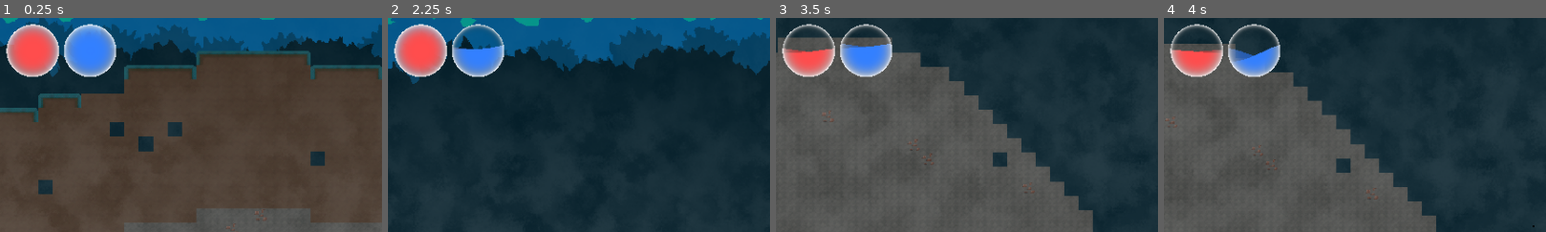
Above: before the commit, frames 1-4 (left to right).
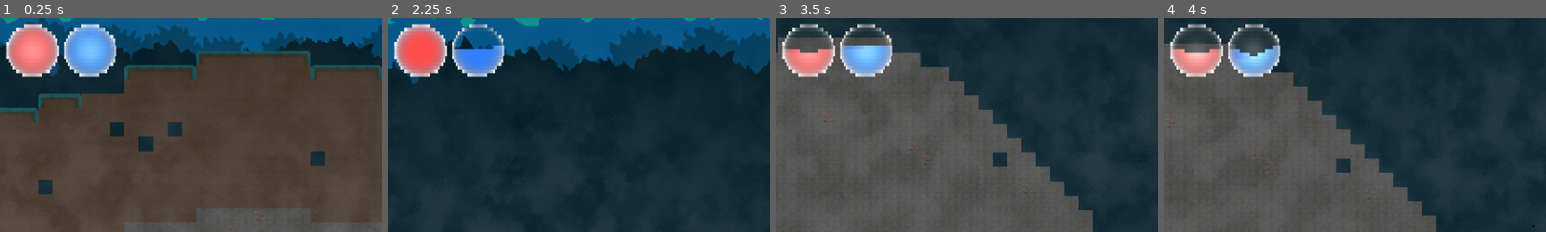
Above: after the commit, the same moments.

Repository: terriblepanic/first-game
Game: Godot game, scene res://scenes/Main.tscn
The game is run twice, just before and just after one commit, with the same random seed, the same clock (stepped at 60 frames per second) and the same inputs. This scene is started directly instead of the project's main scene.
Inputs (mouse positions are % of the whole screen's width and height, from its top left):
- Up to frame 1 (0.25 s): no input
- Up to frame 2 (2.25 s): tap Enter (ui_accept) at 0.5 s; move the mouse to (72, 45) at 0.52 s; hold D (move_right) 0.53-1.25 s; click (72, 45) at 0.6 s; tap Space (jump) at 0.77 s; drag from (30, 55) to (58, 58) at 1.27 s; move the mouse to (60, 28) at 2.02 s; hold A (move_left) from 2.03 s (still down); right-click (60, 28) at 2.1 s
- Up to frame 3 (3.5 s): release A (move_left) at 2.75 s; drag from (45, 70) to (20, 35) at 2.77 s
- Up to frame 4 (4 s): move the mouse to (80, 65) at 3.52 s; hold D (move_right) from 3.53 s (still down); click (80, 65) at 3.6 s; tap Space (jump) at 3.77 s
The pictures show only the part of the screen within x 0-50%, y 0-50%; the shares and areas given below are measured in that part.

The runs differ from the first frame. In frame 1, 3.0% of the frame differs, in the area x 1-31%, y 2-28%; in frame 2, 0.9%; in frame 3, 2.4%; in frame 4, 2.9%.

Commit message:
Pixelate orb

Diff:
--- a/scenes/orb_bar.tscn
+++ b/scenes/orb_bar.tscn
@@ -6,10 +6,17 @@
 
 [sub_resource type="ShaderMaterial" id="ShaderMaterial_vgbrp"]
 shader = ExtResource("2_2p2p8")
+shader_parameter/pixelate = true
+shader_parameter/pixel_scale = 32
 shader_parameter/light_effect = false
 shader_parameter/border_exclusion_effect = false
 shader_parameter/wave_fix_on_border = false
 shader_parameter/transparent_empty = true
+shader_parameter/glow_effect = true
+shader_parameter/glow_color = Color(1, 1, 1, 0.5)
+shader_parameter/glow_size = 0.8
+shader_parameter/glow_intensity = 1.0
+shader_parameter/glow_pulse_speed = 2.0
 shader_parameter/water_color = Color(1, 0, 0, 1)
 shader_parameter/water_wave_speed = 2.0
 shader_parameter/water_wave_ci = 0.05
--- a/shaders/health_orb.gdshader
+++ b/shaders/health_orb.gdshader
@@ -1,148 +1,112 @@
-shader_type canvas_item; // Тип шейдера: применяется к элементам канвы
-render_mode blend_mix, unshaded; // Режим: смешанное наложение без освещения
+shader_type canvas_item;
+render_mode blend_mix, unshaded;
 
-// Параметры эффектов (включение/выключение)
-uniform bool light_effect = false;                // Включить эффект подсветки шарика
-uniform bool border_exclusion_effect = false;     // Включить эффект исключения бордера
-uniform bool wave_fix_on_border = false;          // Исправить волну на границе
-uniform bool transparent_empty = false;           // Сделать пустые области прозрачными
+// Пикселизация
+uniform bool pixelate = true;
+uniform int pixel_scale : hint_range(1, 32, 1) = 4;
 
-// Основные параметры воды
-uniform vec4 water_color: source_color = vec4(1, 0, 0, 1);         // Цвет воды
-uniform float water_wave_speed : hint_range(-100, 100, 0.01) = 2;  // Скорость волны
-uniform float water_wave_ci: hint_range(0, 2, 0.01) = 0.05;        // Интенсивность волны
-uniform float water_back_lightness: hint_range(0, 1, 0.01) = 0.8;  // Фоновая яркость воды
-uniform float wave_num : hint_range(0, 8, 1) = 2;                  // Количество волн
+// Эффекты
+uniform bool light_effect = false;
+uniform bool border_exclusion_effect = false;
+uniform bool wave_fix_on_border = false;
+uniform bool transparent_empty = false;
 
-// Параметры шарика
-uniform vec4 ball_color: source_color = vec4(1, 1, 1, 0);    // Цвет шарика
-uniform float ball_border_ci : hint_range(0, 50, 1) = 5;         // Интенсивность границы шарика
-uniform float ball_light_speed : hint_range(-100, 100, 0.01) = 2; // Скорость перемещения подсветки шарика
+// Glow / свечение
+uniform bool glow_effect = true;
+uniform vec4 glow_color : source_color = vec4(1.0, 1.0, 1.0, 0.5);
+uniform float glow_size : hint_range(0.0, 2.0, 0.01) = 0.8;
+uniform float glow_intensity : hint_range(0.0, 2.0, 0.01) = 1.0;
+uniform float glow_pulse_speed : hint_range(0.0, 10.0, 0.01) = 2.0;
 
-// Эффект наклонной плоскости
-uniform bool plane_inclined_effect = false;                     // Включить эффект наклона плоскости
-uniform float plane_inclined_ratio : hint_range(0., 0.5, 0.01) = 0.05; // Коэффициент наклона
+// Вода
+uniform vec4 water_color : source_color = vec4(1.0, 0.0, 0.0, 1.0);
+uniform float water_wave_speed : hint_range(-100, 100, 0.01) = 2.0;
+uniform float water_wave_ci : hint_range(0, 2, 0.01) = 0.05;
+uniform float water_back_lightness : hint_range(0, 1, 0.01) = 0.8;
+uniform float wave_num : hint_range(0, 8, 1) = 2.0;
 
-// Временные параметры
-uniform float iniTime = 0.; // Начальное время
+// Шар
+uniform vec4 ball_color : source_color = vec4(1.0, 1.0, 1.0, 0.0);
+uniform float ball_border_ci : hint_range(0, 50, 1) = 5.0;
+uniform float ball_light_speed : hint_range(-100, 100, 0.01) = 2.0;
 
-// Высоты для двух состояний (текущая и предыдущая)
-uniform float height : hint_range(0, 1, 0.01) = 0.5;   // Текущая высота воды (0–1)
-uniform float oheight : hint_range(0, 1, 0.01) = 0.5;  // Предыдущая высота воды (0–1)
+// Наклонная плоскость
+uniform bool plane_inclined_effect = false;
+uniform float plane_inclined_ratio : hint_range(0.0, 0.5, 0.01) = 0.05;
 
-// Эффект вибрации
-uniform bool vibration_effect = false;                       // Включить эффект вибрации
-uniform float vibration_time = 0;                            // Смещение времени для вибрации
-uniform float vibration_effect_timelength: hint_range(0, 10, 0.01) = 4; // Длительность вибрации
-uniform float vibration_speed : hint_range(-100, 100, 0.01) = 8;       // Частота вибрации
-uniform float vibration_magnitude : hint_range(0, 10, 0.01) = 0.25;    // Амплитуда вибрации
-uniform float vibration_wave_ci: hint_range(0, 2, 0.01) = 0.3;         // Интенсивность волны при вибрации
+// Высота воды
+uniform float iniTime = 0.0;
+uniform float height : hint_range(0, 1, 0.01) = 0.5;
+uniform float oheight : hint_range(0, 1, 0.01) = 0.5;
 
-// Коэффициенты преломления
-uniform float refraction_ratio_glass: hint_range(0, 10, 0.01) = 0.2;  // Преломление для стекла
-uniform float refraction_ratio_water: hint_range(0, 10, 0.01) = 0.6;  // Преломление для воды
+// Вибрация
+uniform bool vibration_effect = false;
+uniform float vibration_time = 0.0;
+uniform float vibration_effect_timelength : hint_range(0, 10, 0.01) = 4.0;
+uniform float vibration_speed : hint_range(-100, 100, 0.01) = 8.0;
+uniform float vibration_magnitude : hint_range(0, 10, 0.01) = 0.25;
+uniform float vibration_wave_ci : hint_range(0, 2, 0.01) = 0.3;
 
-// Вспомогательная функция наложения: базовый цвет + смешивание по альфа
-vec4 ontop(vec4 base, vec4 blend){
+// Преломление (пока не используется)
+uniform float refraction_ratio_glass : hint_range(0, 10, 0.01) = 0.2;
+uniform float refraction_ratio_water : hint_range(0, 10, 0.01) = 0.6;
+
+// Функции
+vec4 ontop(vec4 base, vec4 blend) {
     return mix(base, blend, blend.a);
 }
 
-// Инверсия цвета (обратный эффект)
-vec4 reverse(vec4 base){
-    return vec4(mod(base.rgb + 1. , 2.), base.a);
-}
-
-// Эффект исключения (exclusion blend)
-vec4 exclusion(vec4 base, vec4 blend){
+vec4 exclusion(vec4 base, vec4 blend) {
     return base + blend - 2.0 * base * blend * base;
 }
 
-// Функция плавного затухания (экспоненциальная кривая)
-float easeOutExpo(float x){
-    return x == 1. ? 1. : 1. - pow(2., -10. * x);
-}
+void fragment() {
+    // Пикселизация
+    vec2 px_step = SCREEN_PIXEL_SIZE * float(max(pixel_scale, 1));
+    vec2 pUV = floor(UV / px_step) * px_step + px_step * 0.5;
+    vec2 qUV = pixelate ? pUV : UV;
 
-// Смещение UV для искажения текстуры
-vec2 shiftuv(vec2 uv, float shiftratio) {
-    vec2 suv = (uv - 0.5) * 2.0;
-    return (suv + sign(suv) * suv * suv * -1.0 * shiftratio) * 0.5 + 0.5;
-}
-
-void fragment() {
-    // Проверка: если пусто и прозрачность включена — пропустить рендер
-    bool skip_render = transparent_empty && height <= 0.0 && oheight <= 0.0;
-    if (!skip_render && distance(UV, vec2(0.5, 0.5)) <= 0.5) {
-        // Базовая инициализация временных переменных и UV
-        float NTIME = vibration_effect ? TIME + vibration_time : TIME + vibration_effect_timelength;
-        vec2 uv = (UV - 0.5) * 0.5;
-        vec2 suv = UV * 0.5 - 0.5;
-
-        // Параметры коррекции волны по границе
-        float a = wave_fix_on_border ? 2.0 : 1.0;
-        float b = wave_fix_on_border ? 1.0 : 0.5;
-
-        // Заглушки для цветов воды и стекла
-        vec4 Cw = vec4(0.0);
-        vec4 Cg = vec4(0.0);
-
-    } else {
-        // Вне круга – полная прозрачность
-        COLOR = vec4(0.0);
-    }
-
-    // Повторная инициализация (дублируется логика выше)
+    // Базовые переменные
     float NTIME = vibration_effect ? TIME + vibration_time : TIME + vibration_effect_timelength;
-    vec2 uv = (UV - 0.5) * 0.5;
-    vec2 suv = UV * 0.5 - 0.5;
+    vec2 uv = (qUV - 0.5) * 0.5;
+    vec2 suv = qUV * 0.5 - 0.5;
     float a = wave_fix_on_border ? 2.0 : 1.0;
     float b = wave_fix_on_border ? 1.0 : 0.5;
-    vec4 Cw = vec4(0.0);
-    vec4 Cg = vec4(0.0);
 
-    if (distance(UV, vec2(0.5, 0.5)) > 0.5) {
-        // Вне круга – прозрачность
+    bool skip_render = transparent_empty && height <= 0.0 && oheight <= 0.0;
+    if (skip_render || distance(qUV, vec2(0.5, 0.5)) > 0.5) {
         COLOR = vec4(0.0);
     } else {
-        // Статический случай: вода полностью заполнена
+        // Вода
         if (height == 1.0) {
             COLOR = vec4(water_color.rgb, 1.0);
-        }
-        // Динамический случай: волны
-        else {
-            // Нормировка времени вибрации
-            float t = (NTIME - TIME) / vibration_effect_timelength;
+        } else {
+            float t = vibration_effect ? (NTIME - TIME) / vibration_effect_timelength : 0.0;
 
-            // Смещение высоты для наклонной плоскости
             float dH = plane_inclined_effect
-                       ? sin(mod((UV.x + TIME * water_wave_speed) * PI, TAU)) * plane_inclined_ratio
-                       : 0.0;
+                ? sin(mod((qUV.x + TIME * water_wave_speed) * PI, TAU)) * plane_inclined_ratio
+                : 0.0;
             float dHo = plane_inclined_effect
-                        ? sin(mod((UV.x - TIME * water_wave_speed) * PI + PI, TAU)) * plane_inclined_ratio
-                        : 0.0;
+                ? sin(mod((qUV.x - TIME * water_wave_speed) * PI + PI, TAU)) * plane_inclined_ratio
+                : 0.0;
 
-            // Высота с учётом вибрации
             float H = vibration_effect
-                      ? mix(height - uv.x * sin(t * PI * vibration_speed), height, t)
-                      : height;
+                ? mix(height - uv.x * sin(t * PI * vibration_speed), height, t)
+                : height;
             float oH = vibration_effect ? oheight : oheight;
 
-            // Интенсивность волны при вибрации
             float CI = vibration_effect
-                       ? mix((water_wave_ci + vibration_wave_ci) * vibration_magnitude, water_wave_ci, t)
-                       : water_wave_ci;
+                ? mix((water_wave_ci + vibration_wave_ci) * vibration_magnitude, water_wave_ci, t)
+                : water_wave_ci;
 
-            // Основная логика заполнения водой и расчёт затенения
-            if (sin((cos(suv.x * PI * a) + NTIME * water_wave_speed) * wave_num) * CI + (1.0 - H)
-                < UV.y + dHo) {
-                COLOR = vec4(water_color * water_back_lightness);
+            if (sin((cos(suv.x * PI * a) + NTIME * water_wave_speed) * wave_num) * CI + (1.0 - H) < qUV.y + dHo) {
+                COLOR = vec4(water_color.rgb * water_back_lightness, water_color.a);
             } else {
                 if (height - oheight != 0.0) {
-                    if (sin((cos(suv.x * PI * a + PI * b) + NTIME * water_wave_speed) * wave_num)
-                        * CI + (1.0 - oH) < UV.y + dH) {
-                        COLOR = vec4(water_color) * 0.5;
-                    } else if (sin((cos(suv.x * PI * a) + NTIME * water_wave_speed) * wave_num)
-                               * CI + (1.0 - oH) < UV.y + dHo) {
-                        COLOR = vec4(water_color * water_back_lightness) * 0.5;
+                    if (sin((cos(suv.x * PI * a + PI * b) + NTIME * water_wave_speed) * wave_num) * CI + (1.0 - oH) < qUV.y + dH) {
+                        COLOR = vec4(water_color.rgb, water_color.a) * 0.5;
+                    } else if (sin((cos(suv.x * PI * a) + NTIME * water_wave_speed) * wave_num) * CI + (1.0 - oH) < qUV.y + dHo) {
+                        COLOR = vec4(water_color.rgb * water_back_lightness, water_color.a) * 0.5;
                     } else {
                         COLOR = vec4(0.0);
                     }
@@ -151,38 +115,43 @@
                 }
             }
 
-            // Перекрытие основной волны
-            if (sin((cos(suv.x * PI * a + PI * b) + NTIME * water_wave_speed) * wave_num) * CI
-                + (1.0 - H) < UV.y + dH) {
+            if (sin((cos(suv.x * PI * a + PI * b) + NTIME * water_wave_speed) * wave_num) * CI + (1.0 - H) < qUV.y + dH) {
                 COLOR = vec4(water_color);
             }
 
-            // Подрисовка границы наклонной плоскости
-            if (plane_inclined_effect && plane_inclined_ratio != 0.0
-                && UV.y <= 1.0 - height + 0.005 && UV.y >= 1.0 - height - 0.005) {
-                COLOR = COLOR + (sin(UV.x + TIME) + 1.0) * 0.08;
+            if (plane_inclined_effect && plane_inclined_ratio != 0.0 &&
+                qUV.y <= 1.0 - height + 0.005 && qUV.y >= 1.0 - height - 0.005) {
+                COLOR.rgb += (sin(qUV.x + TIME) + 1.0) * 0.08;
             }
         }
 
-        // Эффект подсветки шарика
+        // Шар
         float L = 0.0;
         if (light_effect) {
-            L = cos(distance(UV, sin(suv * suv) + NTIME * ball_light_speed)) * 0.25;
+            L = cos(distance(qUV, sin(suv * suv) + NTIME * ball_light_speed)) * 0.25;
         }
 
-		// формируем отдельный слой шарика (контур + подсветка), умножая на ball_color
-		vec4 ballLayer = vec4(
-			vec3(1.0),
-			pow(distance(UV, vec2(0.5, 0.5)) * 2.0, ball_border_ci) + L
-		) * ball_color;
+		if (glow_effect) {
+		    float pulse = sin(TIME * glow_pulse_speed) * 0.5 + 0.5; // от 0 до 1
+		    float dist = distance(qUV, vec2(0.5, 0.5));
+		    float glow = smoothstep(glow_size, 0.0, dist); // инвертированный falloff
+		    vec4 glow_layer = glow_color * glow * glow_intensity * pulse;
 
-		// накладываем бордер/исключение
-		vec4 result = border_exclusion_effect
-			? exclusion(COLOR, ballLayer)
-			: ontop   (COLOR, ballLayer);
+		    // Добавляем поверх
+		    COLOR.rgb += glow_layer.rgb * glow_layer.a;
+		    COLOR.a = clamp(COLOR.a + glow_layer.a, 0.0, 1.0);
+		}
 
-	    // сохраняем прозрачность шарика
-	    result.a *= ball_color.a;
-	    COLOR = result;
+        vec4 ballLayer = vec4(
+            vec3(1.0),
+            pow(distance(qUV, vec2(0.5, 0.5)) * 2.0, ball_border_ci) + L
+        ) * ball_color;
+
+        vec4 result = border_exclusion_effect
+            ? exclusion(COLOR, ballLayer)
+            : ontop(COLOR, ballLayer);
+
+        result.a *= ball_color.a;
+        COLOR = result;
     }
 }
